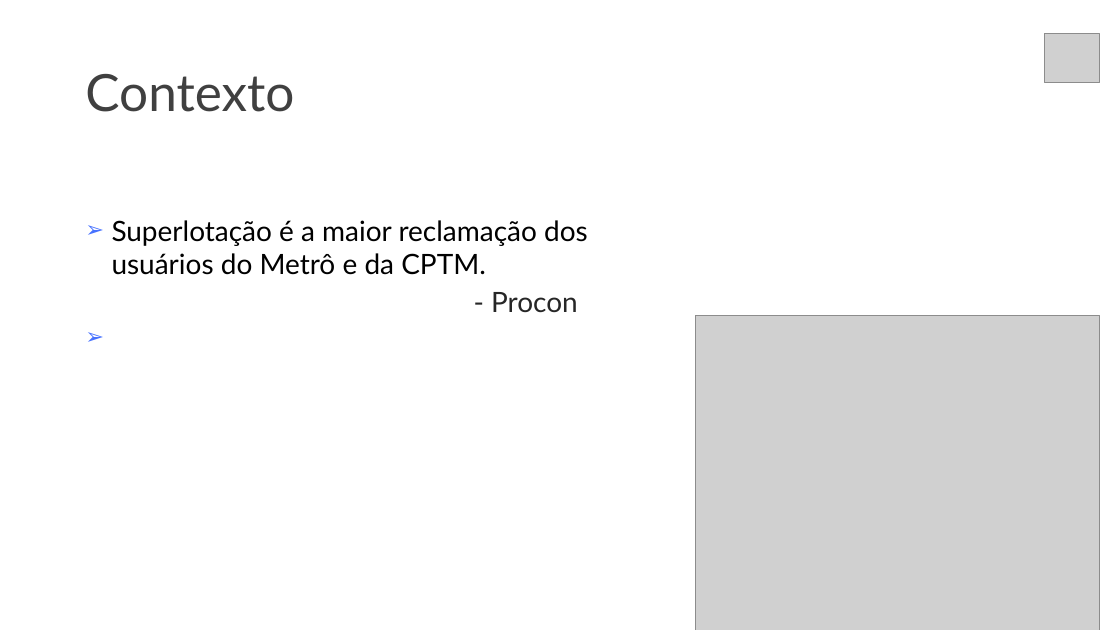
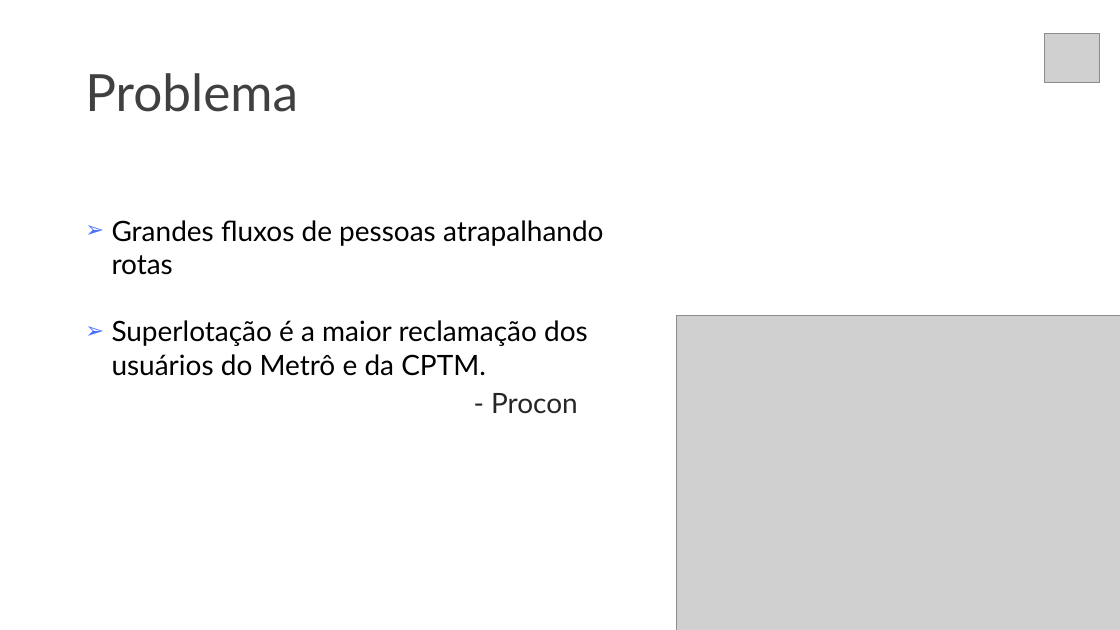
Before and after one commit to larissaSousa1998/segunda-sprint, a slide deck: slide 5 of Documentação/slide-synergy.pptx (slide 4 before the commit). Drawn at 1120x630 pixels with LibreOffice and Linux fonts; fonts in the diff are those of the drawing; grey boxes stand for pictures. Boxes give left, top, right and bottom in pixels: in the first picture for what was removed or moved away, otherwise in the second. Text is boxed around its words. In the diff, an @@ line names an element or a change of style, - is before the commit and + after.

```diff
--- a/Documentação/slide-synergy.pptx
+++ b/Documentação/slide-synergy.pptx
@@ title at (85,73,298,112): text changed @@
-Contexto
+Problema
@@ text at (112,220,604,275): paragraph added @@
+➢ Grandes fluxos de pessoas atrapalhando rotas
@@ picture: place and size @@
-picture at (696,315,1100,630)
+picture at (677,316,1120,630)
```
Also in this commit, not shown: 1 other slide changed, 1 slide added, 1 slide removed.
